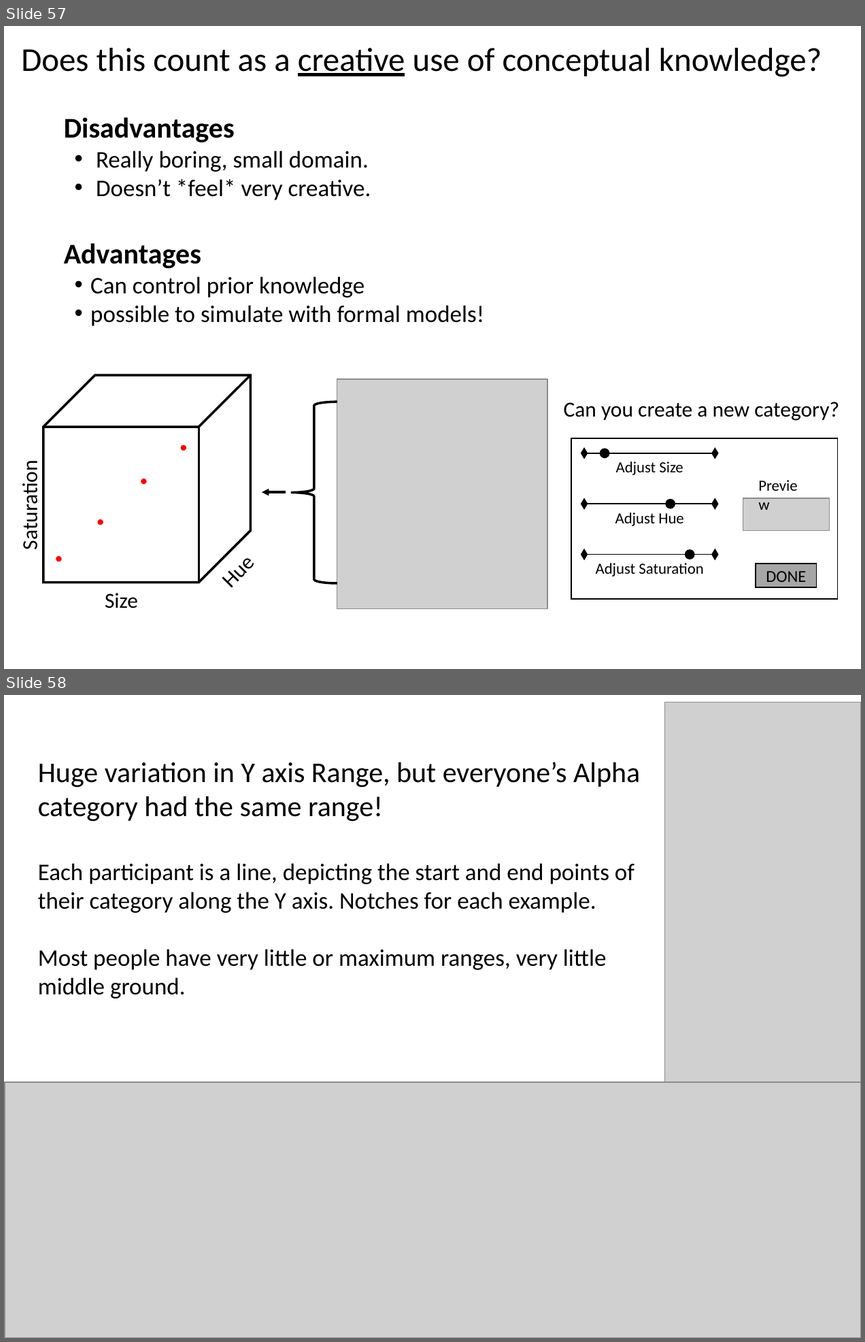
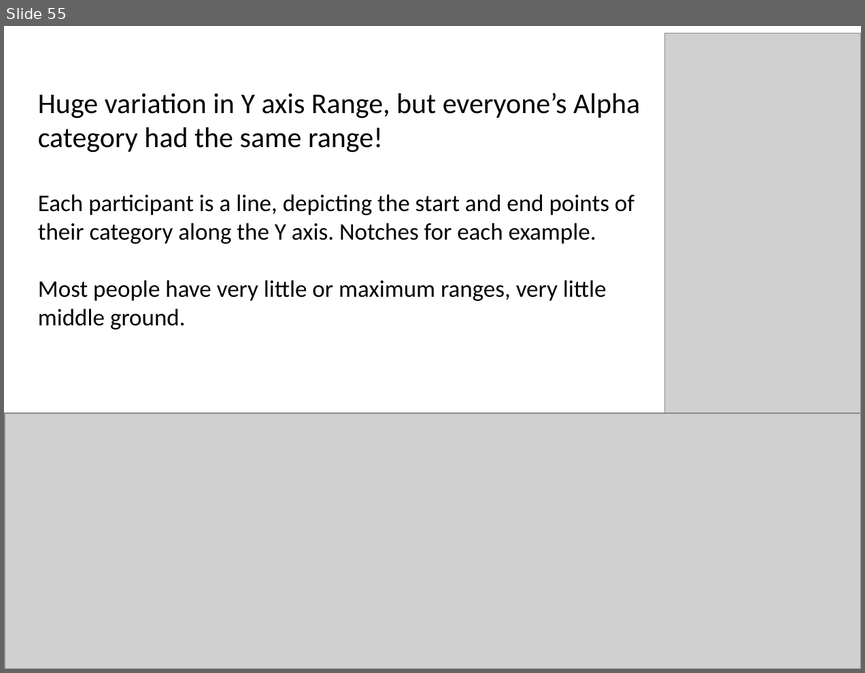
Before and after one commit to AusterweilLab/generating_categories, a slide deck: Presentations/ccn-bbag-march-2-2017.pptx. Shown one above the other, each under a label of ours: slides 57 and 58 before the commit, slide 55 after it. The pictures are 865x1342 and 865x673 pixels, drawn with LibreOffice and Linux fonts; fonts in the diff are those of the drawing; grey boxes stand for pictures. Boxes give left, top, right and bottom in pixels: in the first picture for what was removed or moved away, otherwise in the second. Text is boxed around its words. In the diff, an @@ line names an element or a change of style, - is before the commit and + after.

```diff
--- a/Presentations/ccn-bbag-march-2-2017.pptx
+++ b/Presentations/ccn-bbag-march-2-2017.pptx
@@ slide 57 removed at <box>4,26,861,669</box>, background #FFFFFF @@
@@ text removed at <box>21,48,822,77</box> @@
-Does this count as a creative use of conceptual knowledge?
@@ text removed at <box>64,117,484,326</box> @@
-Disadvantages
-• Really boring, small domain.
-• Doesn’t *feel* very creative.
-Advantages
-• Can control prior knowledge
-• possible to simulate with formal models!
@@ text removed at <box>564,401,839,420</box> @@
-Can you create a new category?
@@ group removed at <box>17,375,547,609</box>: 4 ellipses, 3 texts, 1 cube, 1 picture, 1 arrow, 1 left brace @@
-Size
-Hue
-Saturation
@@ group removed at <box>571,438,838,599</box>: 4 texts, 3 double arrows, 3 ellipses, 2 rectangles, 1 picture @@
-Preview
-Adjust Size
-Adjust Hue
-Adjust Saturation
-DONE
@@ what was slide 58 is now slide 55 @@
```
Also in this commit, not shown: 7 slides changed, 2 other slides removed, 1 other file.
